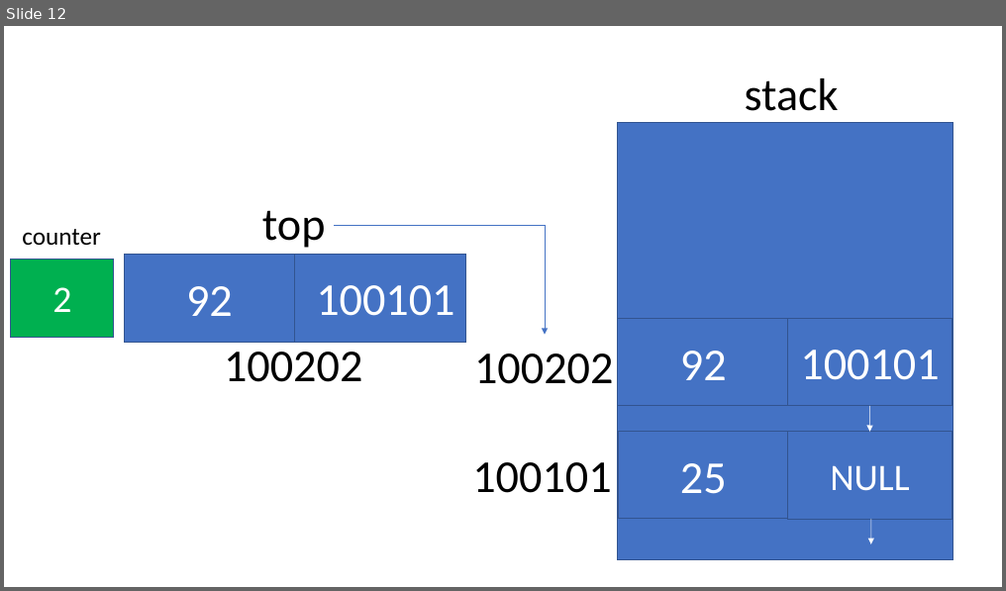
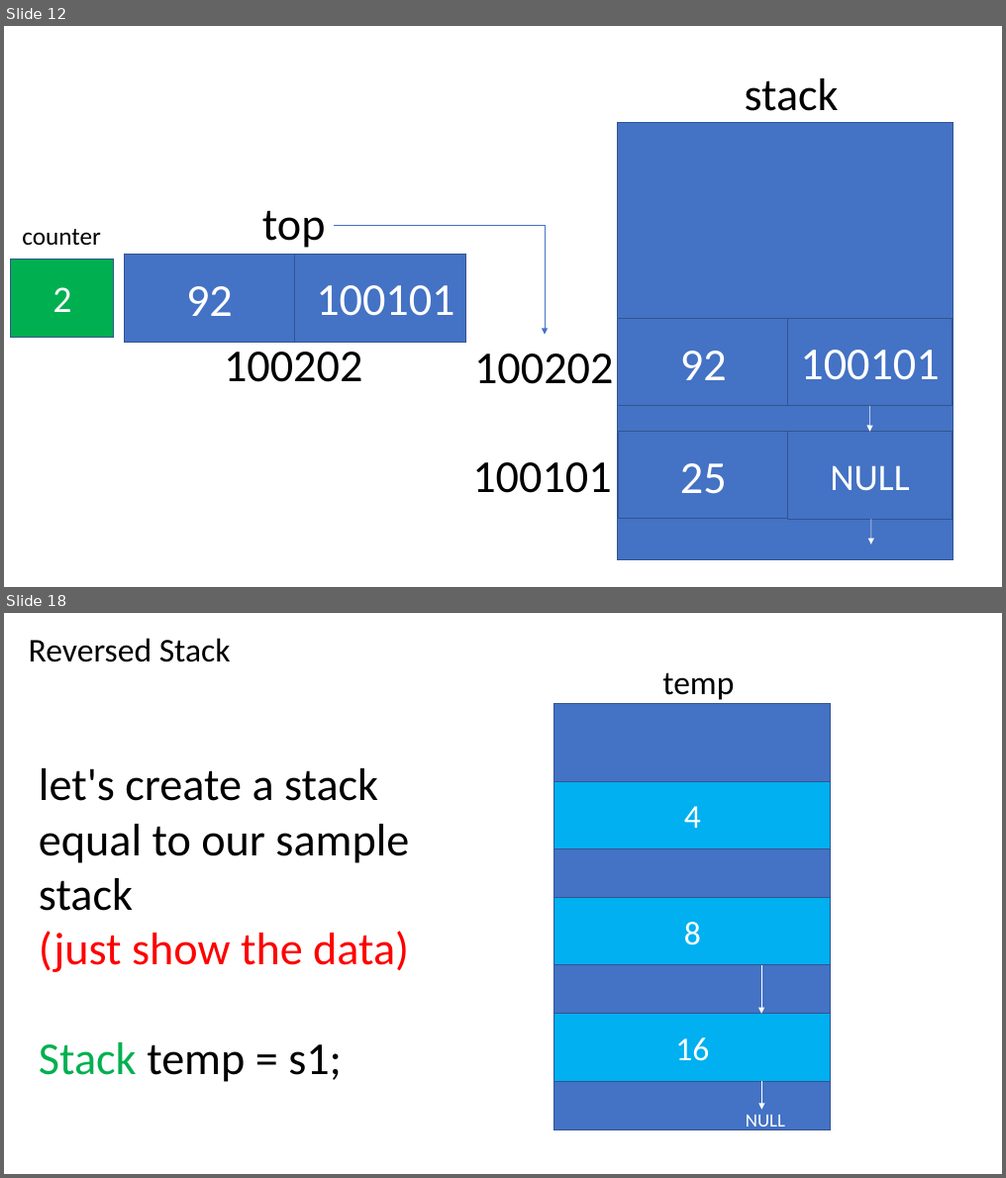
Before and after one commit to mysCod3r/BMI2123-Data-Structures, a slide deck: presentation.pptx. Shown one above the other, each under a label of ours: slide 12 before the commit, slides 12 and 18 after it; the slides between them are not shown. The pictures are 1006x591 and 1006x1178 pixels, drawn with LibreOffice and Linux fonts; fonts in the diff are those of the drawing. Boxes give left, top, right and bottom in pixels: in the first picture for what was removed or moved away, otherwise in the second. Text is boxed around its words. In the diff, an @@ line names an element or a change of style, - is before the commit and + after.

```diff
--- a/presentation.pptx
+++ b/presentation.pptx
@@ slide 18 added at [4,613,1002,1174], background #FFFFFF @@
@@ text added at [29,638,231,663], 32 pt, text #000000 @@
+Reversed Stack
@@ text added at [662,672,734,700], 32 pt, text #000000 @@
+temp
@@ rectangle added at [554,703,831,1131], fill #4472C4, outline #325491 1 pt @@
@@ text added at [39,768,409,1082], 44 pt, text #000000 @@
+let's create a stack equal to our sample stack
+(just show the data)
+Stack temp = s1;
@@ rectangle added at [554,781,831,850], fill #00B0F0, outline #325491 1 pt, 32 pt, text #FFFFFF @@
+4
@@ rectangle added at [554,897,831,965], fill #00B0F0, outline #325491 1 pt, 32 pt, text #FFFFFF @@
+8
@@ arrow added from (761, 965) to (761, 1014), #FFFFFF 0.5 pt @@
@@ rectangle added at [554,1014,831,1081], fill #00B0F0, outline #325491 1 pt, 32 pt, text #FFFFFF @@
+16
@@ arrow added from (761, 1081) to (761, 1110), #FFFFFF 0.5 pt @@
@@ text added at [746,1115,785,1132], 18 pt, text #FFFFFF @@
+NULL
```
Also in this commit, not shown: 2 slides changed, 16 other slides added, 6 other files.
